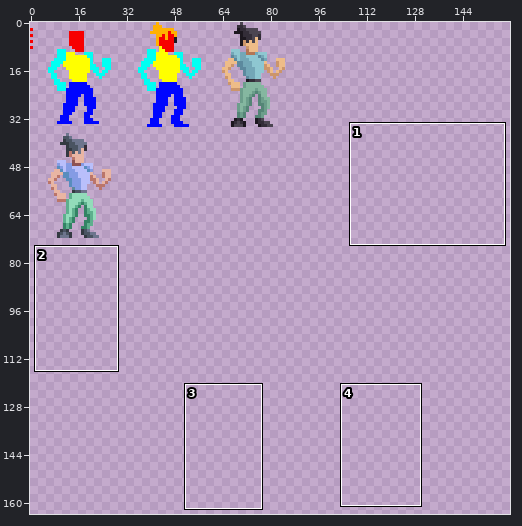
File history of a pixel-art file, wetwork/Assets/Sprites/Nestor v0.3.aseprite. Above, an overview of the earlier version with the close-up marked.
Close-up. Before the edit:
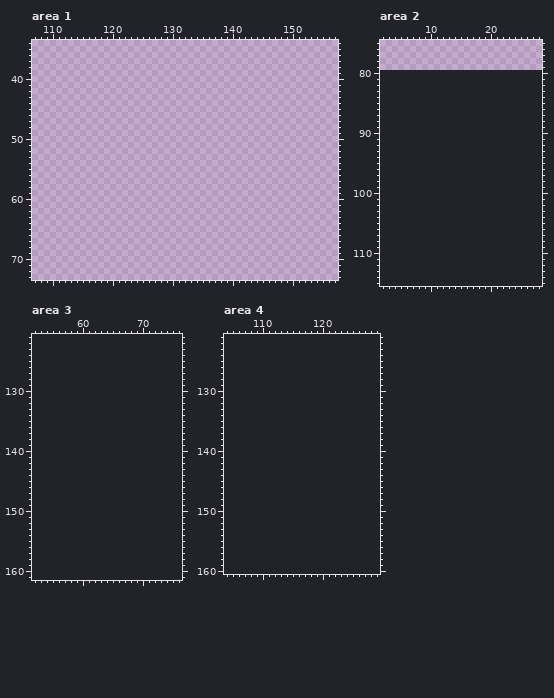
256x80 pixels, 1 frame. Shown: area 1: x 107..157, y 34..73; area 2: x 2..28, y 75..115; area 3: x 52..76, y 121..161; area 4: x 104..129, y 121..160. The old version is drawn lined up with the new one, on the new canvas. The wide view leaves out empty margins. The commit also changed other parts of the picture, which this record leaves out.
The result:
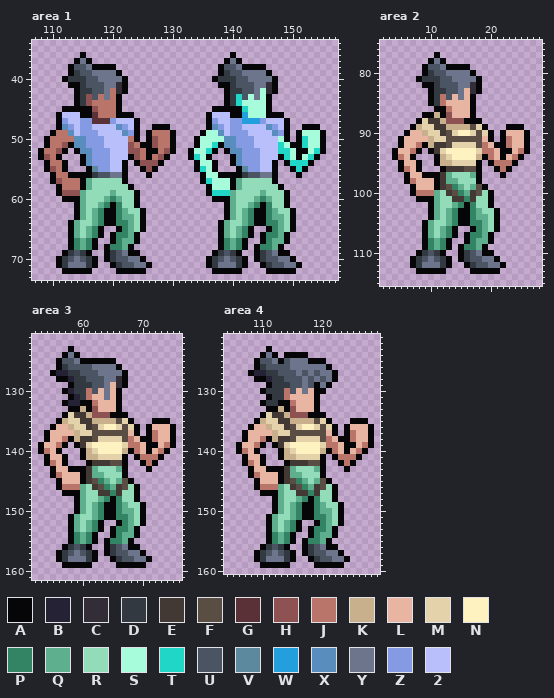
Palette (. is transparent): A #060608  B #242234  C #332d38  D #333941  E #423934  F #5a4e44  G #5b3138  H #8e5252  J #ba756a  K #c7b08b  L #e9b5a3  M #e4d2aa  N #fef3c0  P #328464  Q #5daf8d  R #92dcba  S #a6fcdb  T #20d6c7  U #4a5462  V #5c899e  W #249fde  X #588dbe  Y #6d758d  Z #849be4  2 #b9bffb
The exact change:
canvas 256x80 -> 256x240
Changed rows in their new state; - is an unchanged pixel.
Area 1:
first column x 108:
36 -------A------------------------A---------------
37 ------AYA----------------------AYA--------------
38 -----AUUYAAAA-----------------AUUYAAAA----------
39 -----ADUUYYYYA----------------ADUUYYYYA---------
40 ----ADDDUUYYYYA--------------ADDDUUYYYYA--------
41 -----AADUUUYYCA---------------AADUUUYYCA--------
42 ------ADDUUYJCA----------------ADDUUYSCA--------
43 ------ADHUJYJA-----------------ADTUSYSA---------
44 ------ADHJJJJA-----------------ADTSSSSA---------
45 ----AAAAAHJJJA---------------AAAAATSSSA---------
46 ---A222AAGJJJAAA------------A222AAWSSSAAA-------
47 ---AZ22ZZGGGZ222A-----------AZ22ZZWWWZ222A------
48 ---AXZ2ZZ2222XZ2A--AAA------AXZ2ZZ2222XZ2A--AAA-
49 --AJJX2ZZZ2222XZA-AJJJA----ASSX2ZZZ2222XZA-ASSSA
50 -AJJJJXXZZZ2222JA-AHJJA---ASSSSXXZZZ2222SA-ATSSA
51 -AJJHAXXZZZ2222HJAAHJJA---ASSTAXXZZZ2222TSAATSSA
52 AJJHA-AXXZZZ222HHJAAJHA--ASSTA-AXXZZZ222TTSAASTA
53 AHJA---AXZZZ222AHJAJHA---ATSA---AXZZZ222ATSASTA-
54 -AJJA--AXZZZ22A-AHHHA-----ASSA--AXZZZ22A-ATTTA--
55 -AHJA---AVZZ22A--AHA------ATSA---AVZZ22A--ATA---
56 --AJJAAAADUUYYA---A--------ASSAAAADUUYYA---A----
57 --AHJJJAQRRRRRA------------ATSSSAQRRRRRA--------
58 ---AJJJAQRRRRRRA------------ASSSAQRRRRRRA-------
59 ---AHHHQRRRRQRRRA-----------ATTTQRRRRQRRRA------
60 ----AAAQRRRQPQRRA------------AAAQRRRQPQRRA------
61 ------AQRRQPAPRRA--------------AQRRQPAPRRA------
62 ------AQRQPAAPQRRA-------------AQRQPAAPQRRA-----
63 ------AQRQPAAPQQRA-------------AQRQPAAPQQRA-----
64 -----AQRRQPAAPPQRA------------AQRRQPAAPPQRA-----
65 -----AQRQPA--APQRA------------AQRQPA--APQRA-----
66 -----AQRQPA-APPQA-------------AQRQPA-APPQA------
67 -----APQPA--APQQA-------------APQPA--APQQA------
68 -----APQPA-APPQA--------------APQPA-APPQA-------
69 ----ADUDA--ADUYAA------------ADUDA--ADUYAA------
70 ---ADUYUDA-ADUUYYA----------ADUYUDA-ADUUYYA-----
71 ---ADYYYDA--ADUUYYA---------ADYYYDA--ADUUYYA----
72 ----AAAAA----AAAAA-----------AAAAA----AAAAA-----
Area 2:
first column x 4:
 77 -------A---------------
 78 ------AYA--------------
 79 -----AUUYAAAA----------
 80 -----ADUUYYYYA---------
 81 ----ADDDUUYYYYA--------
 82 -----AADUUUYYCA--------
 83 ------ADDUUYLCA--------
 84 ------ADJULYLA---------
 85 ------ADJLLLLA---------
 86 -------AAJLLLA---------
 87 -----AAKAHLLLA---------
 88 ----AMEEKHHHAAA--------
 89 ---AKMMEEKKKKFMA---AAA-
 90 --ALLKMMEFMNNMFMA-ALLLA
 91 -ALLLLKMMFFFFFFLA-AJLLA
 92 -ALLJAKEEFMMMMFJLAAJLLA
 93 ALLJA-AEMNNNNNMJJLAALJA
 94 AJLA---AKMNNNNKAJLALJA-
 95 -ALLA--AKKMMMMA-AJJJA--
 96 -AJLA---AEEEFFA--AJA---
 97 --ALLAAAEQRRRQA---A----
 98 --AJLLLAEQQRRRA--------
 99 ---ALLLAEFPQRQFA-------
100 ---AJJJQREFPQEFRA------
101 ----AAAQRREEPERRA------
102 ------AQRRQPAPRRA------
103 ------AQRQPAAPQRRA-----
104 ------AQRQPAAPQQRA-----
105 -----AQRRQPAAPPQRA-----
106 -----AQRQPA--APQRA-----
107 -----AQRQPA-APPQA------
108 -----APQPA--APQQA------
109 -----APQPA-APPQA-------
110 ----ADUDA--ADUYAA------
111 ---ADUYUDA-ADUUYYA-----
112 ---ADYYYDA--ADUUYYA----
113 ----AAAAA----AAAAA-----
Area 3:
first column x 53:
123 -----A-----------------
124 ----AYA----------------
125 ---AUUYAAAAAA----------
126 ---ADUUUUYYYYA---------
127 --ABBDDUUUYYYYA--------
128 ---AABDDUUUYYCA--------
129 -----ADDDUUYLCA--------
130 ----ABDDJULYLA---------
131 -----ABDJLLYLA---------
132 ----ABBAAJLLLA---------
133 -----AAKAHLLLA---------
134 ----AMEEKHHHAAA--------
135 ---AKMMEEKKKKFMA---AAA-
136 --ALLKMMEFMNNMFMA-ALLLA
137 -ALLLLKMMFFFFFFLA-AJLLA
138 -ALLJAKEEFMMMMFJLAAJLLA
139 ALLJA-AEMNNNNNMJJLAALJA
140 AJLA---AKMNNNNKAJLALJA-
141 -ALLA--AKKMMMMA-AJJJA--
142 -AJLA---AEEEFFA--AJA---
143 --ALLAAAEQRRRQA---A----
144 --AJLLLAEQQRRRA--------
145 ---ALLLAEFPQRQFA-------
146 ---AJJJQREFPQEFRA------
147 ----AAAQRREEPERRA------
148 ------AQRRQPAPRRA------
149 ------AQRQPAAPQRRA-----
150 ------AQRQPAAPQQRA-----
151 -----AQRRQPAAPPQRA-----
152 -----AQRQPA--APQRA-----
153 -----AQRQPA-APPQA------
154 -----APQPA--APQQA------
155 -----APQPA-APPQA-------
156 ----ADUDA--ADUYAA------
157 ---ADUYUDA-ADUUYYA-----
158 ---ADYYYDA--ADUUYYA----
159 ----AAAAA----AAAAA-----
Area 4:
first column x 106:
123 -----A-----------------
124 ----AYA-AAAA-----------
125 ---AUUYAUYYYAAA--------
126 ---ADUUUUYYYYYYA-------
127 --ABBDDUUUYUYUYYA------
128 ---AABDDUUUYUYUYA------
129 -----ADDDUUYUAYA-------
130 ----ADDDJULYLAA--------
131 -----ADDJLLLLA---------
132 ----ADDAAJLLLA---------
133 -----AAKAHLLLA---------
134 ----AMEEKHHHAAA--------
135 ---AKMMEEKKKKFMA---AAA-
136 --ALLKMMEFMNNMFMA-ALLLA
137 -ALLLLKMMFFFFFFLA-AJLLA
138 -ALLJAKEEFMMMMFJLAAJLLA
139 ALLJA-AEMNNNNNMJJLAALJA
140 AJLA---AKMNNNNKAJLALJA-
141 -ALLA--AKKMMMMA-AJJJA--
142 -AJLA---AEEEFFA--AJA---
143 --ALLAAAEQRRRQA---A----
144 --AJLLLAEQQRRRA--------
145 ---ALLLAEFPQRQFA-------
146 ---AJJJQREFPQEFRA------
147 ----AAAQRREEPERRA------
148 ------AQRRQPAPRRA------
149 ------AQRQPAAPQRRA-----
150 ------AQRQPAAPQQRA-----
151 -----AQRRQPAAPPQRA-----
152 -----AQRQPA--APQRA-----
153 -----AQRQPA-APPQA------
154 -----APQPA--APQQA------
155 -----APQPA-APPQA-------
156 ----ADUDA--ADUYAA------
157 ---ADUYUDA-ADUUYYA-----
158 ---ADYYYDA--ADUUYYA----
159 ----AAAAA----AAAAA-----
